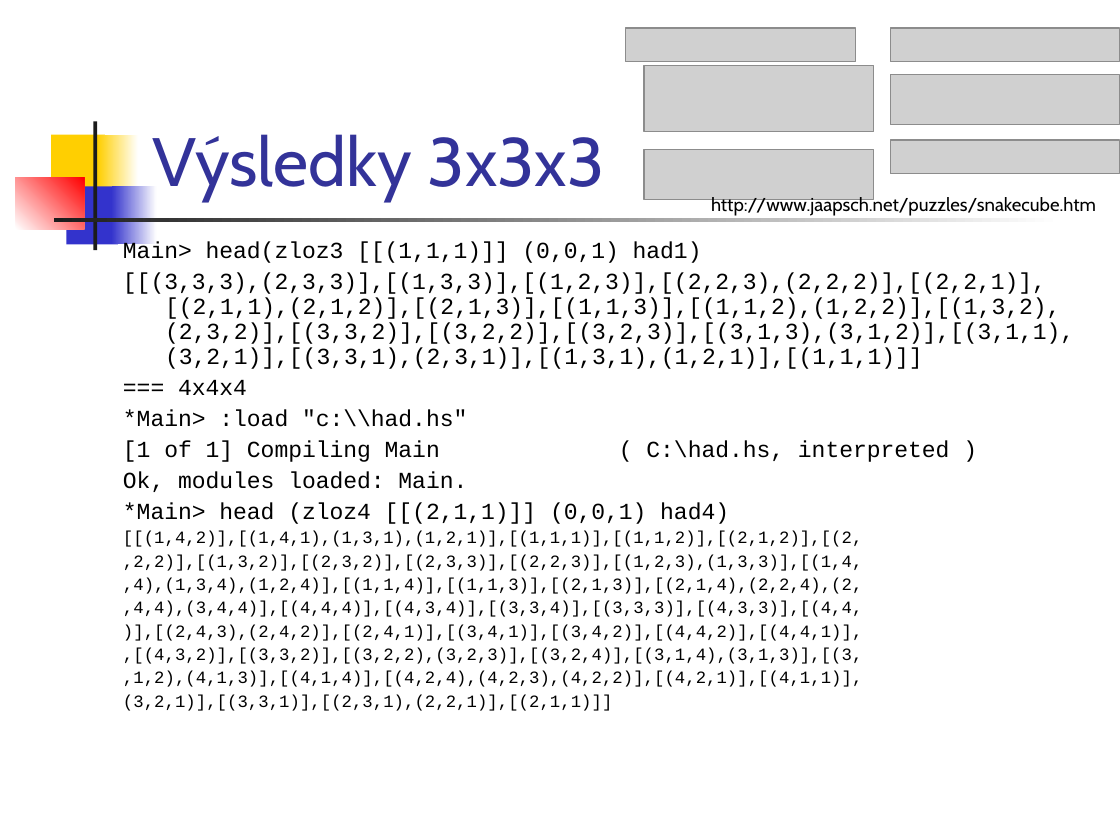
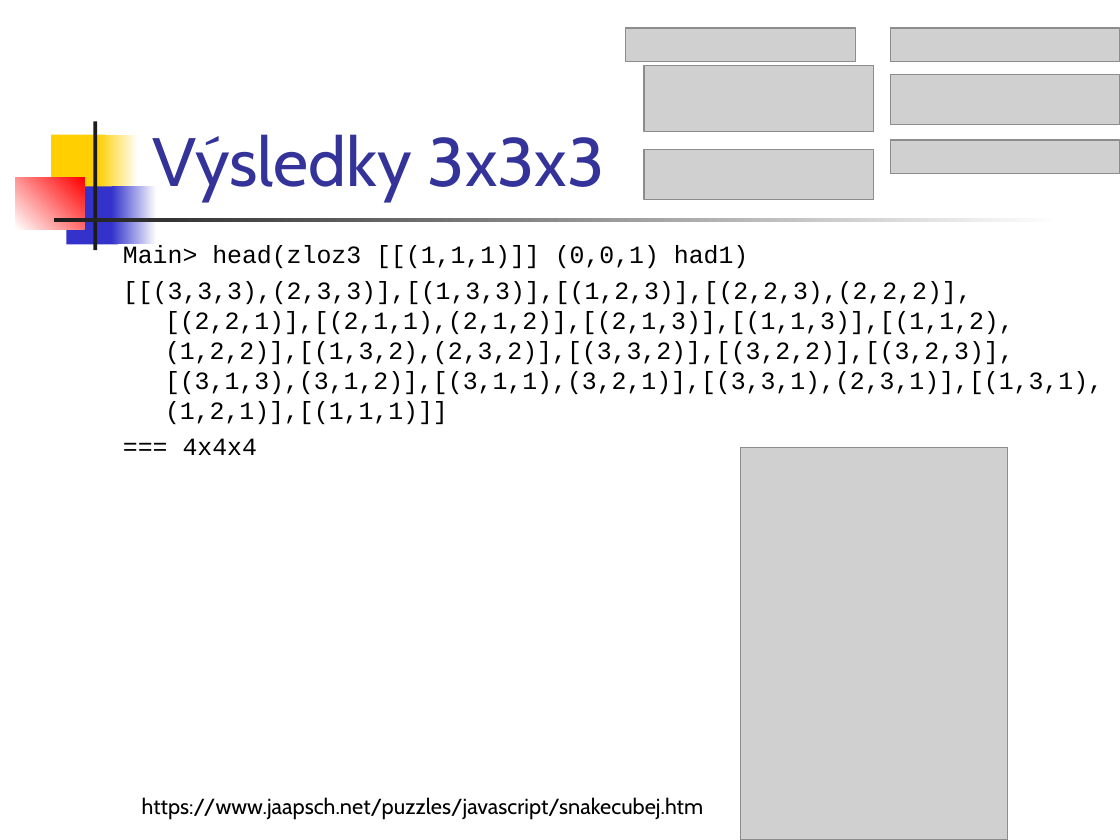
Before and after one commit to paradigmy/Prednasky, a slide deck: slide 25 of 08/funkcionalne3.ppt (slide 26 before the commit). Drawn at 1120x840 pixels with LibreOffice and Linux fonts; fonts in the diff are those of the drawing; grey boxes stand for pictures. Boxes give left, top, right and bottom in pixels: in the first picture for what was removed or moved away, otherwise in the second. Text is boxed around its words. In the diff, an @@ line names an element or a change of style, - is before the commit and + after.

```diff
--- a/08/funkcionalne3.ppt
+++ b/08/funkcionalne3.ppt
@@ text "Main> head(zloz3 [[(1,1,1)]] (0,0,1) had1)" at box(123, 245, 1103, 455): size 14.8 to 16 pt; line spacing 0.9 to 1 @@
@@ text at box(123, 409, 950, 711): paragraphs removed @@
-*Main> :load "c:\\had.hs"
-[1 of 1] Compiling Main ( C:\had.hs, interpreted )
-Ok, modules loaded: Main.
-*Main> head (zloz4 [[(2,1,1)]] (0,0,1) had4)
-[[(1,4,2)],[(1,4,1),(1,3,1),(1,2,1)],[(1,1,1)],[(1,1,2)],[(2,1,2)],[(2,
-,2,2)],[(1,3,2)],[(2,3,2)],[(2,3,3)],[(2,2,3)],[(1,2,3),(1,3,3)],[(1,4,
-,4),(1,3,4),(1,2,4)],[(1,1,4)],[(1,1,3)],[(2,1,3)],[(2,1,4),(2,2,4),(2,
-,4,4),(3,4,4)],[(4,4,4)],[(4,3,4)],[(3,3,4)],[(3,3,3)],[(4,3,3)],[(4,4,
-)],[(2,4,3),(2,4,2)],[(2,4,1)],[(3,4,1)],[(3,4,2)],[(4,4,2)],[(4,4,1)],
-,[(4,3,2)],[(3,3,2)],[(3,2,2),(3,2,3)],[(3,2,4)],[(3,1,4),(3,1,3)],[(3,
-,1,2),(4,1,3)],[(4,1,4)],[(4,2,4),(4,2,3),(4,2,2)],[(4,2,1)],[(4,1,1)],
-(3,2,1)],[(3,3,1)],[(2,3,1),(2,2,1)],[(2,1,1)]]
@@ picture added at box(740, 447, 1008, 840) @@
@@ text at box(142, 797, 703, 820): text changed; size 12 to 14 pt @@
-http://www.jaapsch.net/puzzles/snakecube.htm
+https://www.jaapsch.net/puzzles/javascript/snakecubej.htm
```
Also in this commit, not shown: 3 other slides changed, 2 slides removed, 1 other file.
